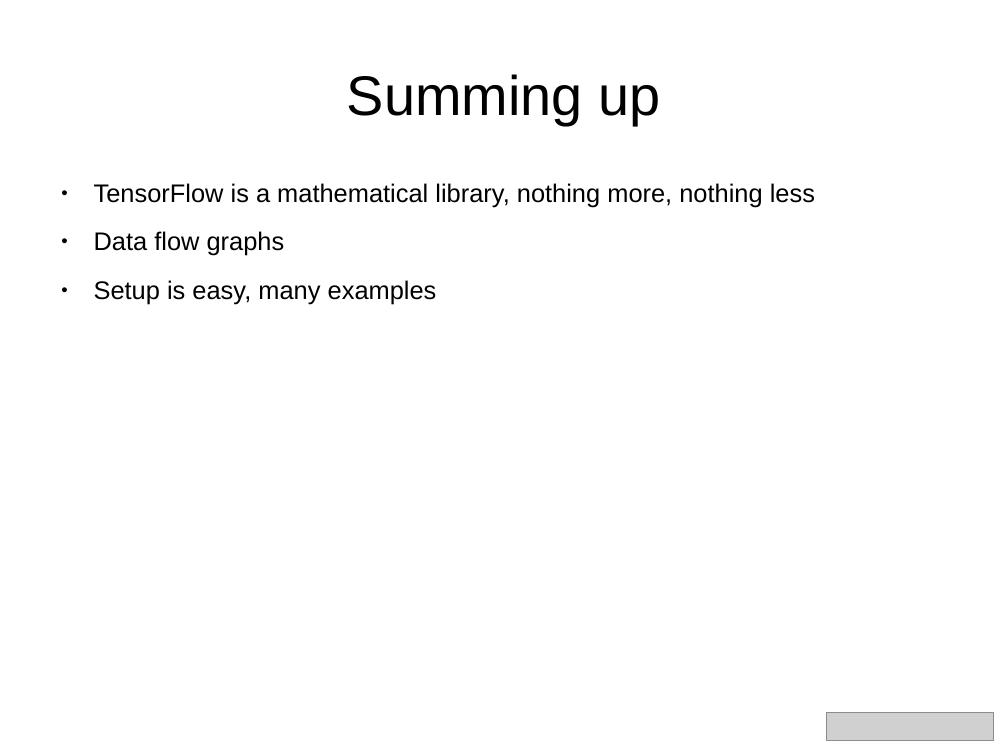
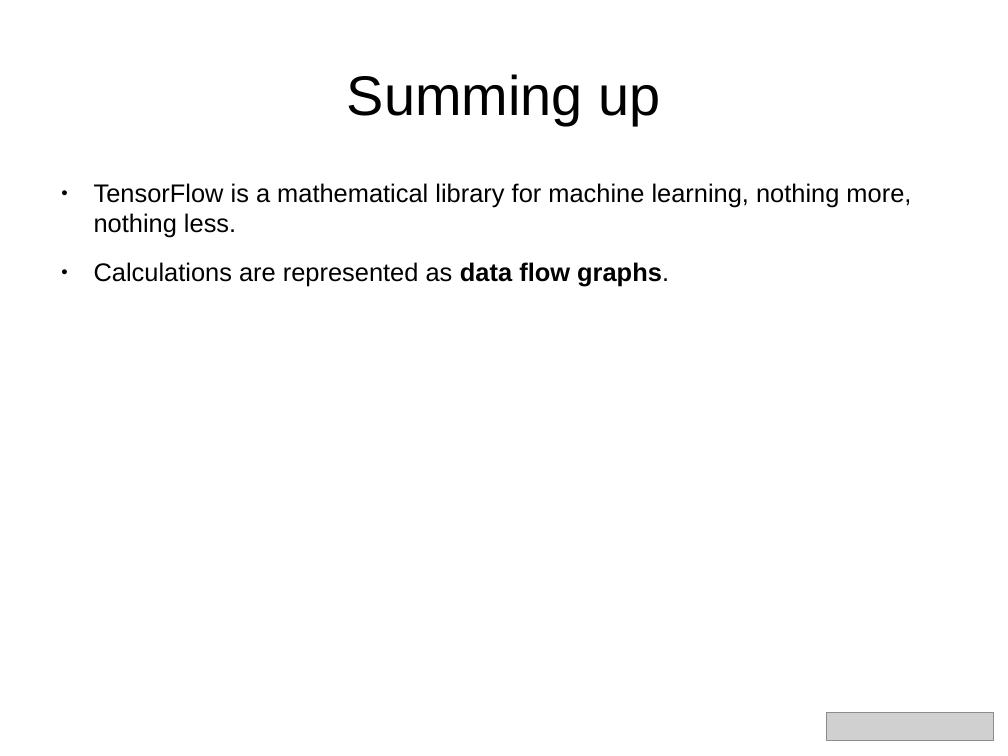
Before and after one commit to aoldemeier/an-introduction-to-tensorflow, a slide deck: slide 18 of slides_simplified.odp (slide 19 before the commit). Drawn at 1008x756 pixels with LibreOffice and Linux fonts; fonts in the diff are those of the drawing; grey boxes stand for pictures. Boxes give left, top, right and bottom in pixels: in the first picture for what was removed or moved away, otherwise in the second. Text is boxed around its words. In the diff, an @@ line names an element or a change of style, - is before the commit and + after.

```diff
--- a/slides_simplified.odp
+++ b/slides_simplified.odp
@@ text at <box>94,183,911,286</box>: text changed @@
-● TensorFlow is a mathematical library, nothing more, nothing less
-● Data flow graphs
-● Setup is easy, many examples
+● TensorFlow is a mathematical library for machine learning, nothing more, nothing less.
+● Calculations are represented as data flow graphs.
```
Also in this commit, not shown: 13 other slides changed, 1 slide removed, 1 other file.
